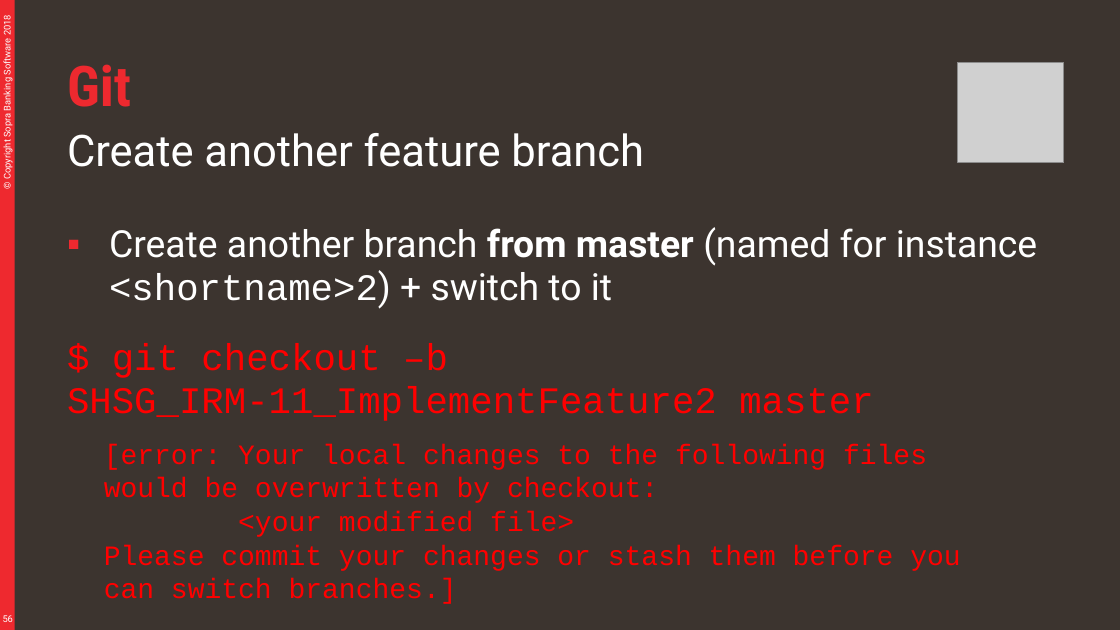
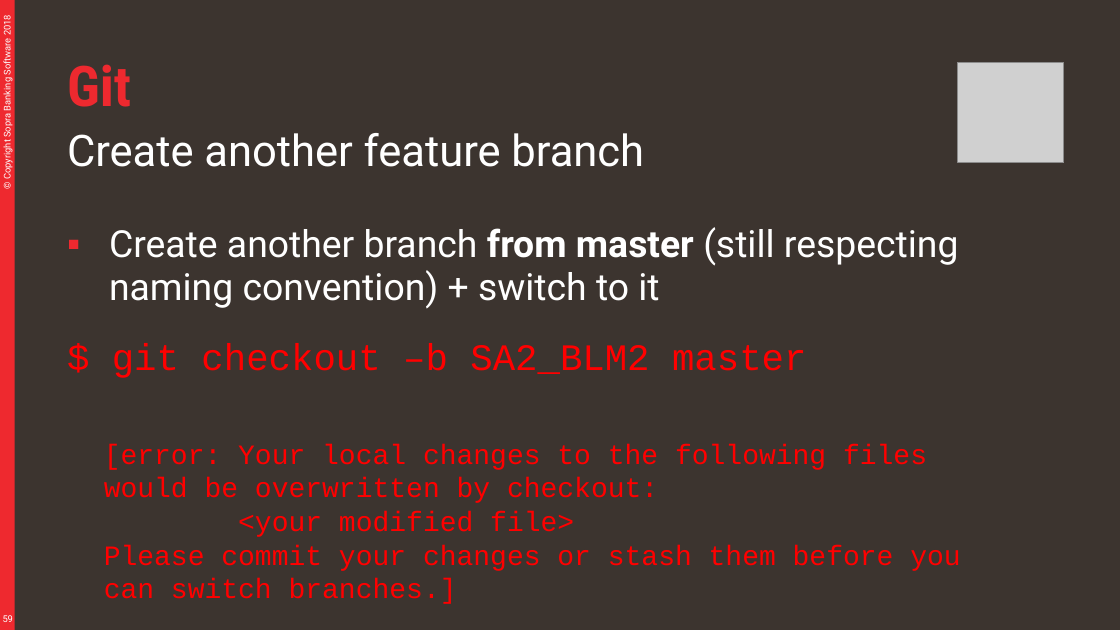
Before and after one commit to divesh979/murari, a slide deck: slide 59 of material/Git.pptx (slide 56 before the commit). Drawn at 1120x630 pixels with LibreOffice and Linux fonts; fonts in the diff are those of the drawing; grey boxes stand for pictures. Boxes give left, top, right and bottom in pixels: in the first picture for what was removed or moved away, otherwise in the second. Text is boxed around its words. In the diff, an @@ line names an element or a change of style, - is before the commit and + after.

```diff
--- a/material/Git.pptx
+++ b/material/Git.pptx
@@ text at [109,227,959,378]: text changed; font Courier New to Roboto @@
-▪ Create another branch from master (named for instance <shortname>2) + switch to it
-$ git checkout –b SHSG_IRM-11_ImplementFeature2 master
+▪ Create another branch from master (still respecting naming convention) + switch to it
+$ git checkout –b SA2_BLM2 master
```
Also in this commit, not shown: 17 other slides changed, 3 slides added, 2 other files.
